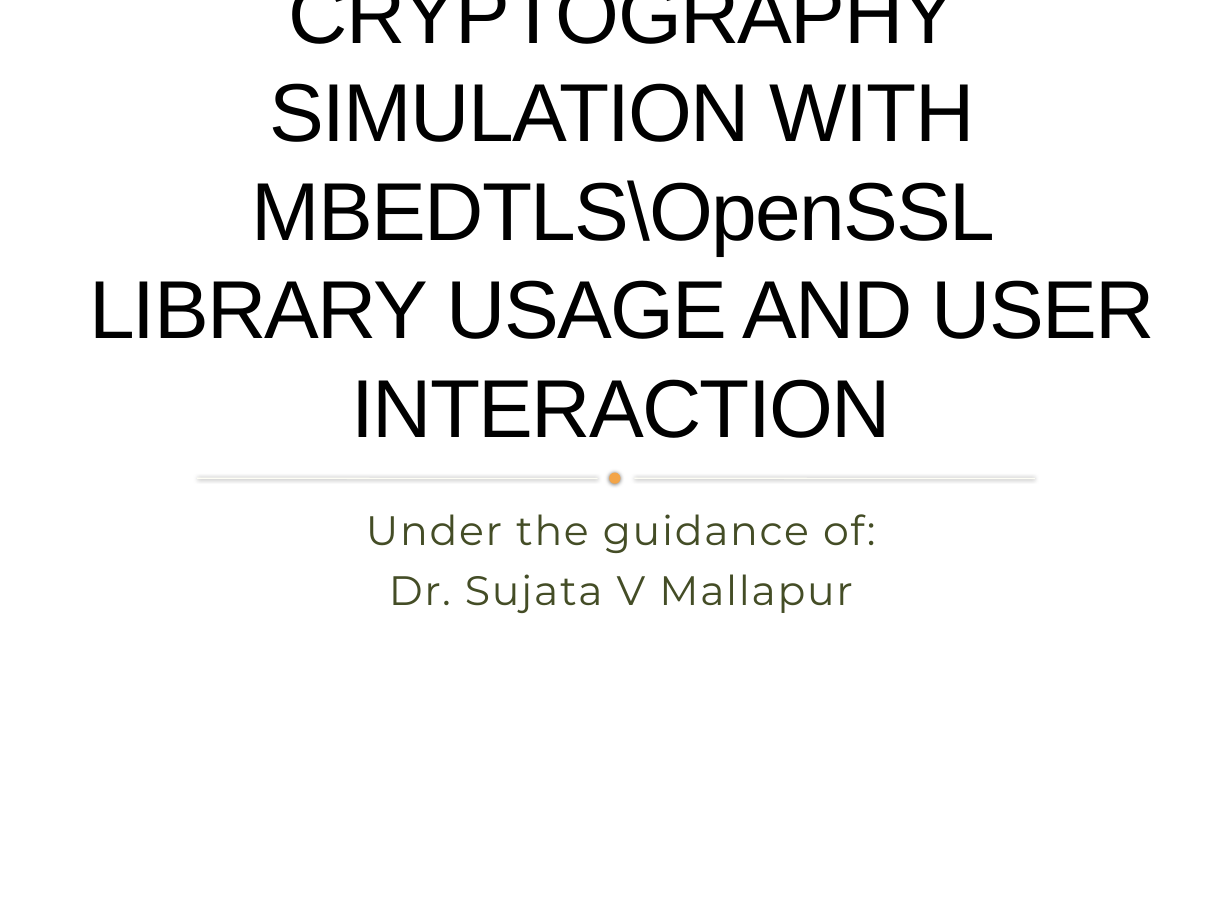
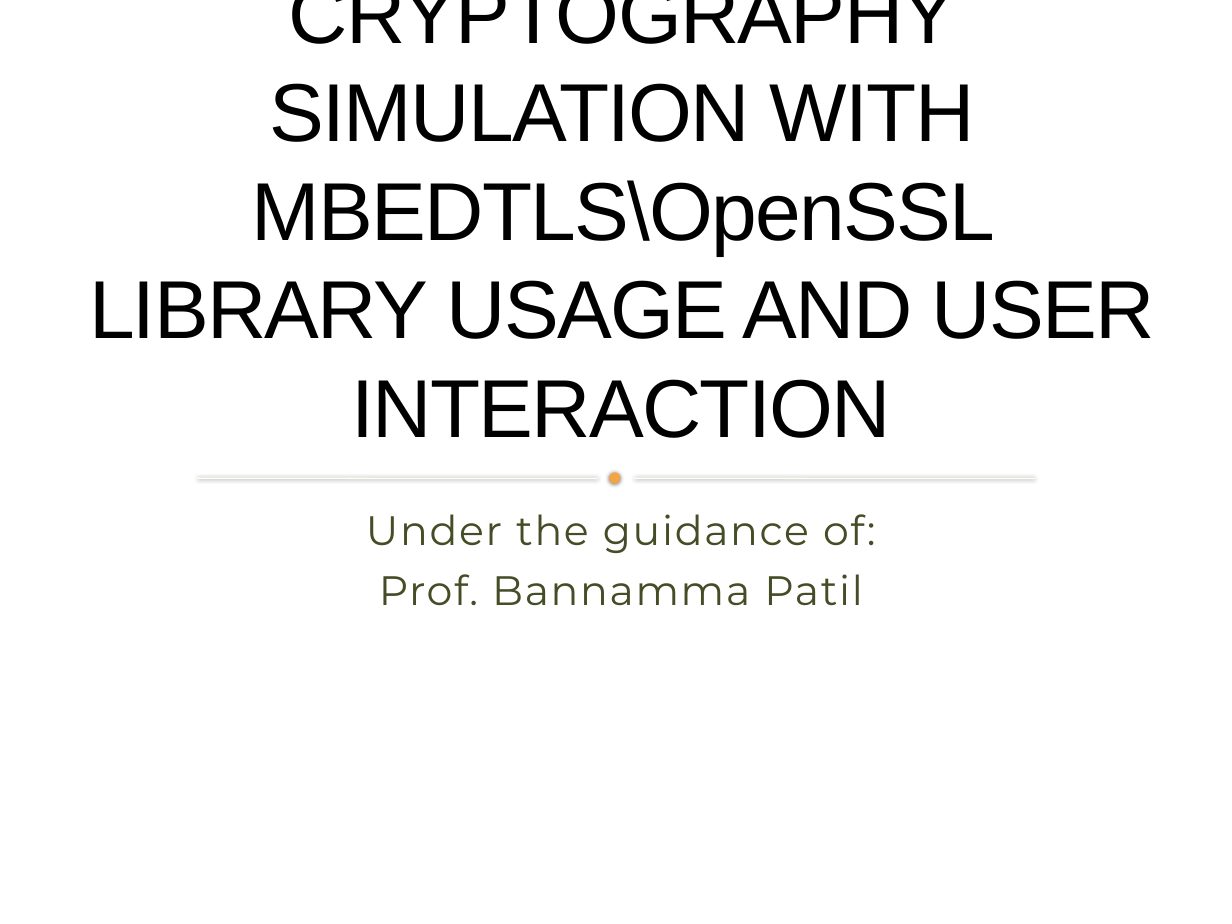
Before and after one commit to Mitali9560/PS-5, a slide deck: slide 1 of cyber security.pptx. Drawn at 1232x924 pixels with LibreOffice and Linux fonts; fonts in the diff are those of the drawing; background and template pictures are left out. Boxes give left, top, right and bottom in pixels: in the first picture for what was removed or moved away, otherwise in the second. Text is boxed around its words. In the diff, an @@ line names an element or a change of style, - is before the commit and + after.

```diff
--- a/cyber security.pptx
+++ b/cyber security.pptx
@@ subtitle at [379,574,863,606]: text changed @@
-Dr. Sujata V Mallapur
+Prof. Bannamma Patil
```
